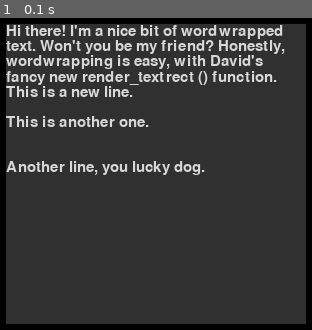
Above: before the commit, frame 1.
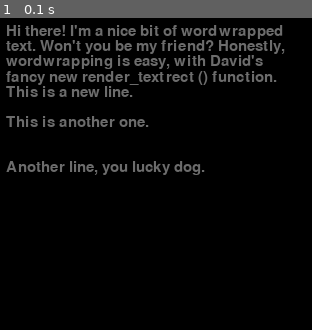
Above: after the commit, the same moment.

Repository: stephen5ng/hierarchy
Game: pygame game, started from textrect.py
Same seed, same stepped clock (60 frames per second), same inputs: the game is played once before the commit and once after it.
Inputs:
- Up to frame 1 (0.1 s): no input

The runs differ from the first frame. In frame 1, 92% of the frame differs, in the area x 1-99%, y 1-99%.

Commit message:
More UI changes.

Diff:
--- a/app.py
+++ b/app.py
@@ -22,6 +22,7 @@
 score_card = None
 player_rack = None
 guessed_words_updated = event.Event()
+remaining_guessed_words_updated = event.Event()
 current_score_updated = event.Event()
 total_score_updated = event.Event()
 rack_updated = event.Event()
@@ -72,6 +73,11 @@
     yield from stream_content(
         guessed_words_updated, lambda: score_card.get_previous_guesses())
 
+@route("/get_remaining_previous_guesses")
+def remaining_previous_guesses():
+    yield from stream_content(
+        remaining_guessed_words_updated, lambda: score_card.get_remaining_previous_guesses())
+
 @route("/get_rack")
 def get_rack():
     yield from stream_content(rack_updated, score_card.get_rack_html)
@@ -102,10 +108,11 @@
     if len(next_letter) != 1:
         print(f"****************")
 
-    print(f"get_rack {next_letter}")
+    print(f"get_rack {next_letter}, {position}")
     changed_tile = player_rack.replace_letter(next_letter, position)
     score_card.update_previous_guesses()
     guessed_words_updated.set()
+    remaining_guessed_words_updated.set()
     rack_updated.set()
     tiles_updated.set()
 
@@ -132,7 +139,10 @@
             if rack_tile.id == int(word_tile_id):
                 guess += rack_tile.letter
                 break
-    guess_word(guess, bonus)
+    s = guess_word(guess, bonus)
+    print(f"guess_tiles_route: {s}")
+
+    return str(s)
 
 @route('/guess_word') # For web UI
 def guess_word_route():
@@ -141,12 +151,14 @@
     guess_word(guess, bonus)
 
 def guess_word(guess, bonus):
-    score_card.guess_word(guess, bonus)
+    score = score_card.guess_word(guess, bonus)
 
     guessed_words_updated.set()
     current_score_updated.set()
     total_score_updated.set()
     rack_updated.set()
+    print(f"guess_word: {score}")
+    return score
 
 @route('/next_tile')
 def next_tile():
--- a/app_test.py
+++ b/app_test.py
@@ -26,13 +26,13 @@
         app.index()
 
     def test_accept_new_letter(self):
-        bapi(app.accept_new_letter, {'next_letter': "M"})
+        bapi(app.accept_new_letter, {'next_letter': "M", "position": 0})
         self.assertEqual(" MFOUXZZ", app.player_rack.display())
 
     def test_accept_new_letter_bingo(self):
         bapi(app.guess_word_route, {"guess": "fuzzbox"})
-        bapi(app.accept_new_letter, {"next_letter" : "M"})
-        self.assertEqual("FUZZOX M", app.player_rack.display())
+        bapi(app.accept_new_letter, {"next_letter" : "M", "position": 0})
+        self.assertEqual("FUZZMOX ", app.player_rack.display())
 
     def test_index(self):
         template = bapi(app.index, {"guess": "fuzzbox"})
--- a/beep.py
+++ b/beep.py
@@ -1,4 +1,4 @@
 #!/usr/bin/env python3
 
-import beepy as beep
-beep.beep(4)
+import beepy
+beepy.beep(4)
--- a/cubes_to_game.py
+++ b/cubes_to_game.py
@@ -110,6 +110,7 @@
     return True
 
 async def write_to_serial(serial_writer, str):
+    print(f"--------WRITING TO SERIAL {str}")
     serial_writer.write(str.encode('utf-8'))
     await serial_writer.drain()
 
@@ -143,7 +144,7 @@
 last_guess_time = time.time()
 last_guess_tiles = None
 DEBOUNCE_TIME = 10
-async def guess_word_based_on_cubes(session, sender, tag):
+async def guess_word_based_on_cubes(session, sender, tag, serial_writer):
     global last_guess_time, last_guess_tiles
 
     now = time.time()
@@ -160,9 +161,15 @@
     query_params = {
         "tiles": word_tiles,
         "bonus": "false" }
-    await session.get("http://localhost:8080/guess_tiles", params=query_params)
-
-async def process_cube_guess(session, data):
+    async with session.get("http://localhost:8080/guess_tiles", params=query_params) as response:
+        score = (await response.content.read()).decode()
+
+        print(f"WORD_TILES: {word_tiles}, {score}")
+        if int(score):
+            for t in word_tiles:
+                await write_to_serial(serial_writer, f"{tiles_to_cubes[t]}:_\n")
+
+async def process_cube_guess(session, data, serial_writer):
     # A serial message "CUBE_ID : TAG_ID" is received whenever a cube is placed
     # next to a tag.
     print(f"process_cube_guess: {data}")
@@ -170,12 +177,12 @@
         print(f"process_cube_guess ignoring: {data[12]}")
         return True
     sender, tag = data.split(":")
-    await guess_word_based_on_cubes(session, sender, tag)
+    await guess_word_based_on_cubes(session, sender, tag, serial_writer)
     return True
 
-async def process_cube_guess_from_serial(session, reader):
+async def process_cube_guess_from_serial(session, reader, writer):
     async for data in get_serial_messages(reader):
-        if not await process_cube_guess(session, data):
+        if not await process_cube_guess(session, data, writer):
             return
 
 def read_data(f):
@@ -223,7 +230,7 @@
         timeout=aiohttp.ClientTimeout(total=60*60*24*7)) as session:
 
         await asyncio.gather(
-            process_cube_guess_from_serial(session, reader),
+            process_cube_guess_from_serial(session, reader, writer),
             apply_f_from_sse(session, load_rack, "http://localhost:8080/get_tiles",
                 lambda s: write_to_serial(writer, s)),
             apply_f_from_sse(session, current_score, "http://localhost:8080/get_current_score", writer),
--- a/dictionary.py
+++ b/dictionary.py
@@ -21,12 +21,12 @@
                 if len(word) < self._min_letters or len(word) > self._max_letters:
                     continue
                 self._all_words[word] = 1
-                if len(word) == self._max_letters:
+                if len(word) == self._max_letters: # and ("K" in word and "W" in word):
                     self._bingos.append(word)
 
     def get_rack(self):
         bingo = random.choice(self._bingos)
-        print(f"initial bingo: {bingo}")
+        print(f"initial bingo: ---------- {bingo} --------")
         return Rack(_sort_word(bingo))
 
     def is_word(self, word):
--- a/pygamegameasync.py
+++ b/pygamegameasync.py
@@ -5,6 +5,7 @@
 import aiohttp
 from aiohttp_sse import sse_response
 import asyncio
+import beepy
 from datetime import datetime
 import json
 import math
@@ -98,12 +99,23 @@
 
         self.y_midpoint = y
         self.speed = 0
+        self.pos[0] = 10
         self.pos[1] = self.y_midpoint - self.surface.get_height()/2
         self.color = "grey"
 
+    def draw(self):
+        self.surface = self.font.render(
+            self.letters, Letter.ANTIALIAS, Color(self.color))
+        self.pos[0] = 10
+
     def update_letters(self, letters):
+        print(f"ips: {letters}")
         self.letters = letters
         self.draw()
+
+    async def update(self, window):
+        # return
+        window.blit(self.surface, self.pos)
 
 class Score():
     def __init__(self):
@@ -123,11 +135,13 @@
 class PreviousGuesses():
     COLOR = "skyblue"
     FONT = "Arial"
+    FONT_SIZE = 14
+    POSITION_TOP = 25
 
     def __init__(self):
-        self.fontsize = 16
+        self.fontsize = PreviousGuesses.FONT_SIZE
         self.font = pygame.font.SysFont(PreviousGuesses.FONT, self.fontsize)
-        self.previous_guesses = ""
+        self.previous_guesses = "pg"
         events.on(f"input.previous_guesses")(self.update_previous_guesses)
         self.draw()
 
@@ -147,7 +161,40 @@
                 self.font = pygame.font.SysFont(PreviousGuesses.FONT, self.fontsize)
 
     async def update(self, window):
-        window.blit(self.surface, [0, 25])
+        window.blit(self.surface, [0, PreviousGuesses.POSITION_TOP])
+
+
+class RemainingPreviousGuesses():
+    COLOR = "white"
+    FONT = "Arial"
+    FONT_SIZE = 8
+    def __init__(self):
+        self.fontsize = RemainingPreviousGuesses.FONT_SIZE
+        self.font = pygame.font.SysFont(RemainingPreviousGuesses.FONT, self.fontsize)
+        self.previous_guesses = "repg"
+        events.on(f"input.remaining_previous_guesses")(self.update_previous_guesses)
+        self.draw()
+
+    async def update_previous_guesses(self, previous_guesses):
+        print(f"remaining_previous_guesses updating: {previous_guesses}")
+        self.previous_guesses = previous_guesses
+        self.draw()
+
+    def draw(self):
+        while self.fontsize >= 1:
+            try:
+                print(f"rpg drawing {self.previous_guesses}")
+                self.surface = textrect.render_textrect(self.previous_guesses, self.font,
+                    pygame.Rect(0,0, SCREEN_WIDTH, SCREEN_HEIGHT),
+                    Color(RemainingPreviousGuesses.COLOR), Color("black"), 0)
+                return
+            except textrect.TextRectException:
+                self.fontsize -= 1
+                self.font = pygame.font.SysFont(RemainingPreviousGuesses.FONT, self.fontsize)
+
+    async def update(self, window, height):
+        # print(f"RPG blitting: {height}")
+        window.blit(self.surface, [0, height + PreviousGuesses.POSITION_TOP + 5])
 
 
 class Letter(pygame.sprite.Sprite):
@@ -176,7 +223,7 @@
         self.surface = self.font.render(self.letter, Letter.ANTIALIAS, Color(Letter.COLOR))
         # self.pos[0] = SCREEN_WIDTH/2 - self.surface.get_width()/2
         w = self.surface.get_width()
-        self.pos[0] = SCREEN_WIDTH/2 - w*3 + w*self.letter_ix
+        self.pos[0] = SCREEN_WIDTH/2 - w*(tiles.MAX_LETTERS/2) + w*self.letter_ix
 
     def shield_collision(self):
         self.pos[1] = self.height + (self.pos[1] - self.height)/2
@@ -212,6 +259,7 @@
         self.letter = Letter(session)
         self.rack = Rack()
         self.previous_guesses = PreviousGuesses()
+        self.remaining_previous_guesses = RemainingPreviousGuesses()
         self.score = Score()
         self.shields = []
         self.in_progress_shield = InProgressShield(self.rack.get_midpoint())
@@ -220,6 +268,7 @@
 
     async def score_points(self, score):
         print(f"SCORING POINTS: {score}")
+        #TODO: centralize http error handling
         async with self._session.get("http://localhost:8080/last_play") as response:
             new_word = (await response.content.read()).decode()
             self.in_progress_shield.update_letters(new_word)
@@ -237,6 +286,9 @@
 
     async def update(self, window):
         await self.previous_guesses.update(window)
+        await self.remaining_previous_guesses.update(
+            window, self.previous_guesses.surface.get_bounding_rect().height)
+
         if self.running:
             await self.letter.update(window)
         await self.rack.update(window)
@@ -268,6 +320,7 @@
 
             self.letter.reset()
             self.letter.letter = await get_next_tile(self._session)
+            os.system('python3 -c "import beepy; beepy.beep(1)"&')
             self.letter.height += 10
 
 async def trigger_events_from_sse(session, event, url, parser):
@@ -303,6 +356,9 @@
         tasks.append(asyncio.create_task(
             trigger_events_from_sse(session, "input.previous_guesses",
                 "http://localhost:8080/get_previous_guesses", lambda s: s)))
+        tasks.append(asyncio.create_task(
+            trigger_events_from_sse(session, "input.remaining_previous_guesses",
+                "http://localhost:8080/get_remaining_previous_guesses", lambda s: s)))
 
         while True:
             for event in pygame.event.get():
@@ -313,8 +369,9 @@
                     if key == "BACKSPACE":
                         keyboard_guess = keyboard_guess[:-1]
                     elif key == "RETURN":
-                        game.in_progress_shield.update_letters("")
+                        # game.in_progress_shield.update_letters("")
                         await guess_word_keyboard(session, keyboard_guess)
+                        print("RETURN CASE DONE")
                         keyboard_guess = ""
                     elif len(key) == 1:
                         keyboard_guess += key
--- a/scorecard.py
+++ b/scorecard.py
@@ -16,6 +16,7 @@
         self.current_score = 0
         self.possible_guessed_words = set()
         self.previous_guesses = set()
+        self.remaining_previous_guesses = set() # After possible have been removed
         self.player_rack = player_rack
         self.dictionary = dictionary
         self.missing_letters = ""
@@ -25,6 +26,7 @@
         return (sum(SCRABBLE_LETTER_SCORES.get(letter, 0) for letter in word)
             * (2 if bonus else 1)
             + (50 if len(word) == tiles.MAX_LETTERS else 0))
+        #* (2 if "W" in word or "K" in word else 1)
 
     def get_rack_html(self):
         rack = self.player_rack
@@ -76,16 +78,16 @@
         if self.missing_letters:
             self.last_play = Play.MISSING_LETTERS
             print(f"fail: {guess} from {self.player_rack.letters()}")
-            return
+            return 0
 
         self.player_rack.guess(guess)
         if not self.dictionary.is_word(guess):
             self.last_play = Play.BAD_WORD
-            return
+            return 0
 
         if guess in self.previous_guesses:
             self.last_play = Play.DUPE_WORD
-            return
+            return 0
 
         self.last_play = Play.BONUS if bonus else Play.GOOD
         self.previous_guesses.add(guess)
@@ -96,9 +98,16 @@
         self.total_score += self.current_score
         print(f"--------------GUESS SAYING {guess}")
         Path(f"/tmp/sayfiles/{guess.lower()}").touch()
+        return self.current_score
 
     def update_previous_guesses(self):
         self.possible_guessed_words = set([word for word in self.previous_guesses if not self.player_rack.missing_letters(word)])
+        self.remaining_previous_guesses = self.previous_guesses - self.possible_guessed_words
 
     def get_previous_guesses(self):
         return " ".join(sorted(list(self.possible_guessed_words)))
+
+    def get_remaining_previous_guesses(self):
+        rpg = " ".join(sorted(list(self.remaining_previous_guesses)))
+        print(f"rpg: {rpg}")
+        return rpg
--- a/textrect.py
+++ b/textrect.py
@@ -43,14 +43,17 @@
     for requested_line in requested_lines:
         if font.size(requested_line)[0] > rect.width:
             words = requested_line.split(' ')
+
             # if any of our words are too long to fit, return.
             for word in words:
                 if font.size(word)[0] >= rect.width:
                     raise TextRectException("The word " + word + " is too long to fit in the rect passed.")
+
             # Start a new line
             accumulated_line = ""
             for word in words:
                 test_line = accumulated_line + word + " "
+
                 # Build the line while the words fit.
                 if font.size(test_line)[0] < rect.width:
                     accumulated_line = test_line
@@ -63,8 +66,8 @@
 
     # Let's try to write the text out on the surface.
 
-    surface = pygame.Surface(rect.size)
-    surface.fill(background_color)
+    surface = pygame.Surface(rect.size, pygame.SRCALPHA)
+    # surface.fill(background_color)
 
     accumulated_height = 0
     for line in final_lines:
@@ -72,6 +75,7 @@
             raise TextRectException("Once word-wrapped, the text string was too tall to fit in the rect.")
         if line != "":
             tempsurface = font.render(line, 1, text_color)
+            tempsurface.set_alpha(127)
             if justification == 0:
                 surface.blit(tempsurface, (0, accumulated_height))
             elif justification == 1:
--- a/tiles.py
+++ b/tiles.py
@@ -2,7 +2,7 @@
 import random
 
 MIN_LETTERS = 3
-MAX_LETTERS = 5
+MAX_LETTERS = 7
 
 SCRABBLE_LETTER_FREQUENCIES = Counter({
     'A': 9, 'B': 2, 'C': 2, 'D': 4, 'E': 12, 'F': 2, 'G': 3, 'H': 2, 'I': 9, 'J': 1, 'K': 1, 'L': 4, 'M': 2,
@@ -104,7 +104,6 @@
 
     def replace_letter(self, new_letter, position):
         print(f"\nreplace_letter() {new_letter} -> {str(self)}, new_letter: {new_letter}")
-
         remove_tile = self._tiles[position]
 
         remove_tile.letter = new_letter
--- a/tiles_test.py
+++ b/tiles_test.py
@@ -15,38 +15,9 @@
         self.assertEqual({0: 'F', 1: 'R', 2: 'I', 3: 'E', 4: 'N', 5: 'D', 6: 'S'},
             t.get_tiles_with_letters())
 
-    def test_replace_letter_all_unused(self):
-        self.assertEqual(" ZINTANG", tiles.Rack("GINTANG")
-            .replace_letter("Z").display())
-        random.seed(5)
-        self.assertEqual(" GIZTANG", tiles.Rack("GINTANG")
-            .replace_letter("Z").display())
-
-    def test_replace_letter_some_used_least_used_is_in_guess(self):
+    def test_replace_letter(self):
         t = tiles.Rack("FRIENDS")
-        t.guess("FIND")
-        t.guess("FIND")
-        t.guess("ERS")
-        self.assertEqual("RS FINDZ", t.replace_letter("Z").display())
-
-    def test_replace_letter_some_used_no_dupe(self):
-        t = tiles.Rack("GINTANE")
-        t.guess("GIN")
-        self.assertEqual("GIN TANZ", t.replace_letter("Z").display())
-
-    def test_replace_letter_some_used(self):
-        t = tiles.Rack("GINTANG")
-        t.guess("GIN")
-        self.assertEqual("GIN TANZ", t.replace_letter("Z").display())
-
-    def test_replace_letter_all_used(self):
-        t = tiles.Rack("GINTANG")
-        t.guess("GINTANG")
-        self.assertEqual("GNTANG Z", t.replace_letter("Z").display())
-        random.seed(2)
-        t = tiles.Rack("GINTANG")
-        t.guess("GINTANG")
-        self.assertEqual("GINTAN Z", t.replace_letter("Z").display())
+        self.assertEqual(" FRIZNDS", t.replace_letter("Z", 3).display())
 
     def testRemoveLetters(self):
         self.assertEqual("TTER", tiles.remove_letters("LETTER", "LE"))
Not shown, changed: stresstest.sh
